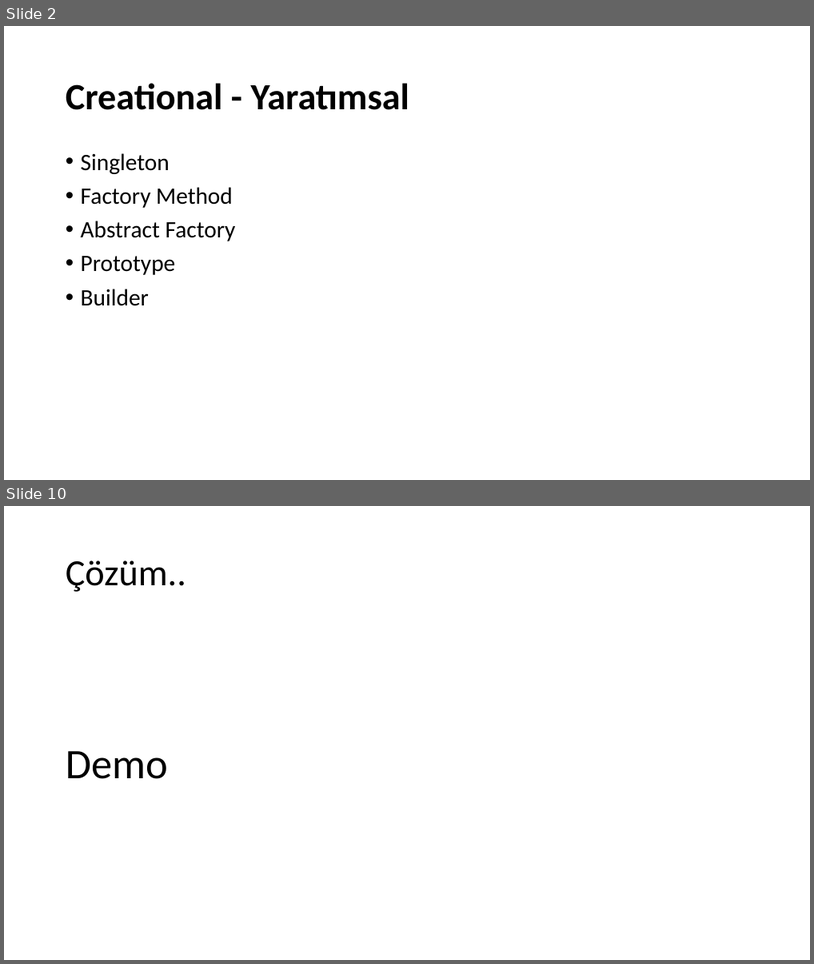
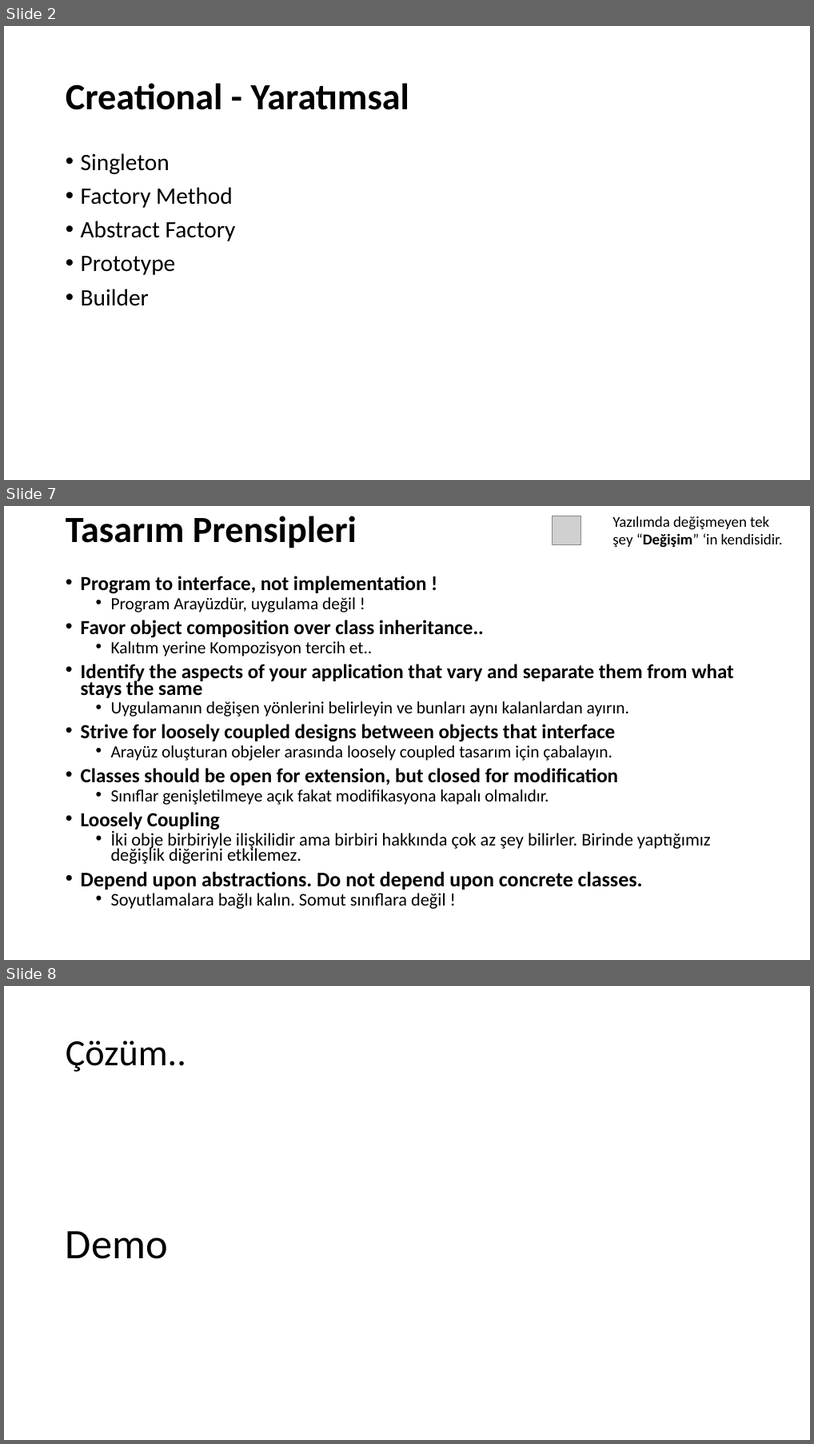
Before and after one commit to umiitkose/DesignPattern-Umiitkose, a slide deck: Tasarımdesenleri.pptx. Shown one above the other, each under a label of ours: slides 2 and 10 before the commit, slides 2, 7 and 8 after it; the slides between them are not shown. The pictures are 814x964 and 814x1444 pixels, drawn with LibreOffice and Linux fonts; fonts in the diff are those of the drawing; grey boxes stand for pictures. Boxes give left, top, right and bottom in pixels: in the first picture for what was removed or moved away, otherwise in the second. Text is boxed around its words. In the diff, an @@ line names an element or a change of style, - is before the commit and + after.

```diff
--- a/Tasarımdesenleri.pptx
+++ b/Tasarımdesenleri.pptx
@@ slide 7 added at (4, 506, 810, 960), background #FFFFFF @@
@@ title added at (66, 516, 357, 548), 44 pt, text #000000, bold @@
+Tasarım Prensipleri
@@ picture added at (552, 516, 581, 544) @@
@@ text added at (613, 516, 783, 548), 18 pt, text #000000 @@
+Yazılımda değişmeyen tek şey “Değişim” ‘in kendisidir.
@@ text added at (81, 576, 734, 908), 23.8 pt, text #000000 @@
+• Program to interface, not implementation !
+  • Program Arayüzdür, uygulama değil !
+• Favor object composition over class inheritance..
+  • Kalıtım yerine Kompozisyon tercih et..
+• Identify the aspects of your application that vary and separate them from what stays the same
+  • Uygulamanın değişen yönlerini belirleyin ve bunları aynı kalanlardan ayırın.
+• Strive for loosely coupled designs between objects that interface
+  • Arayüz oluşturan objeler arasında loosely coupled tasarım için çabalayın.
+• Classes should be open for extension, but closed for modification
+  • Sınıflar genişletilmeye açık fakat modifikasyona kapalı olmalıdır.
+• Loosely Coupling
+  • İki obje birbiriyle ilişkilidir ama birbiri hakkında çok az şey bilirler. Birinde yaptığımız değişlik diğerini etkilemez.
+• Depend upon abstractions. Do not depend upon concrete classes.
+  • Soyutlamalara bağlı kalın. Somut sınıflara değil !
@@ what was slide 10 is now slide 8 @@
```
Also in this commit, not shown: 20 other slides added.
